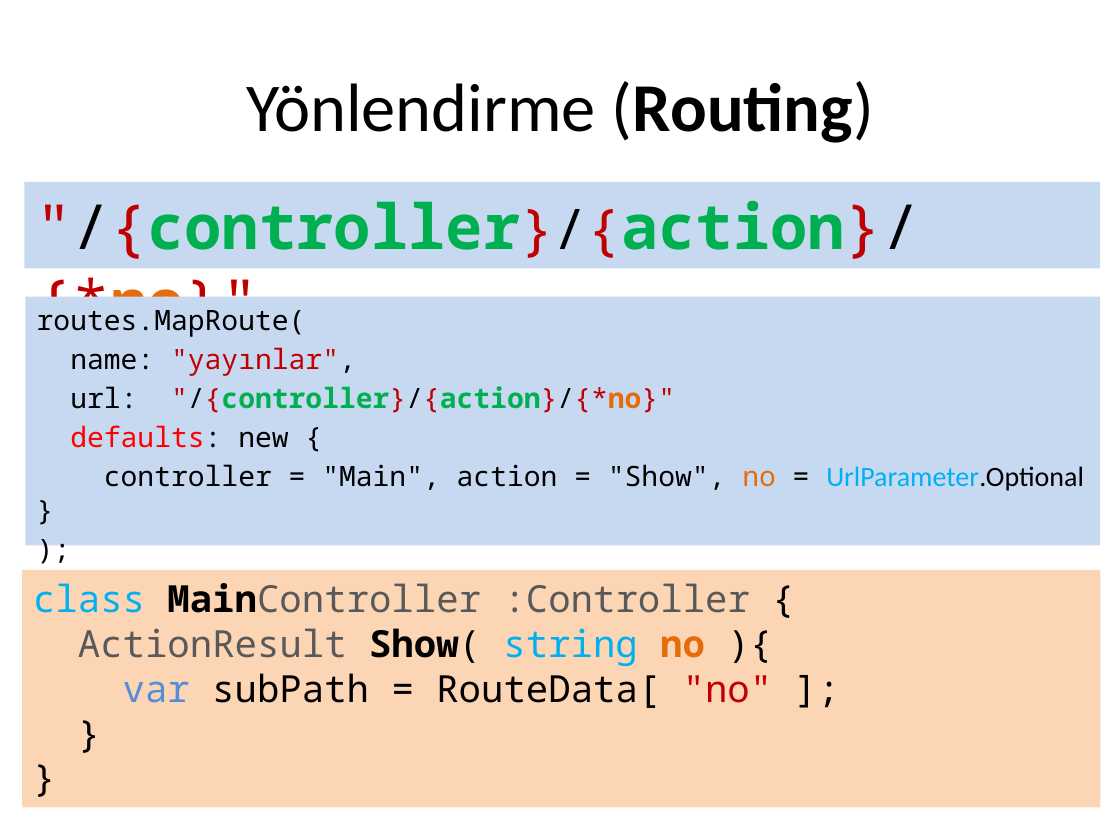
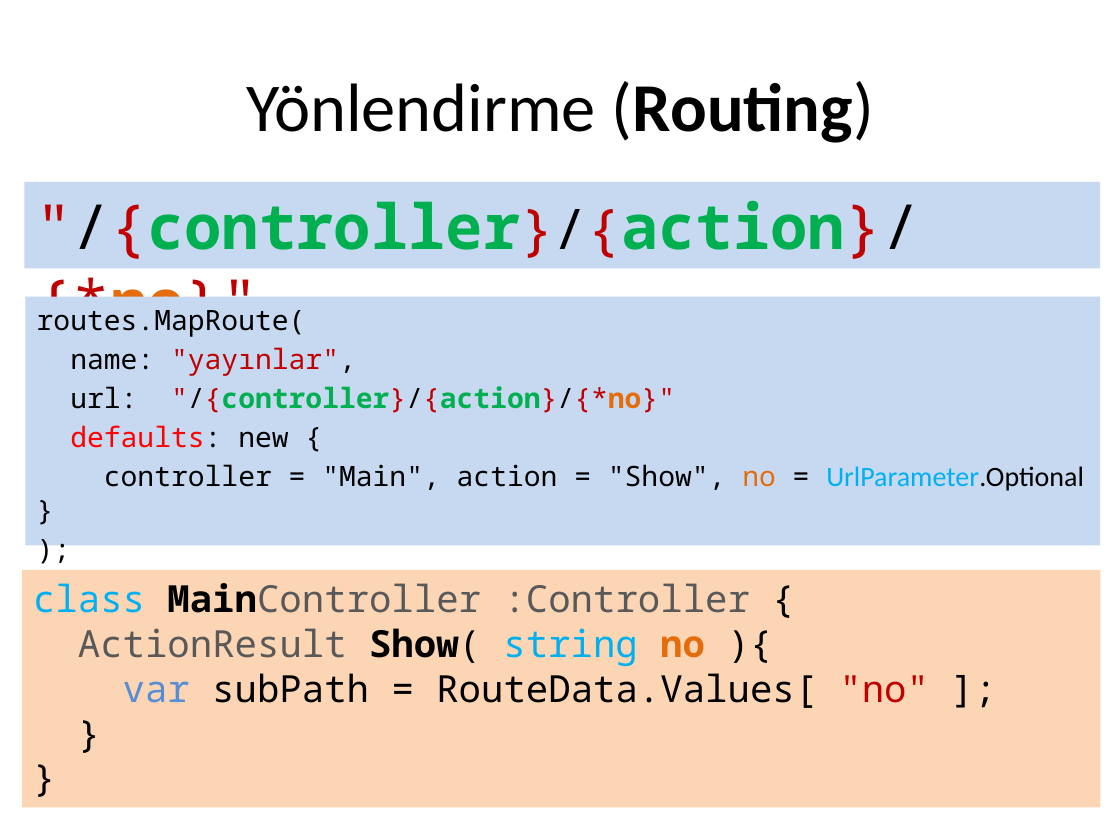
Before and after one commit to cemmerven/attrac, a slide deck: slide 30 of AttendanceTracker/Url Yönlendirme.pptx. Drawn at 1120x840 pixels with LibreOffice and Linux fonts; fonts in the diff are those of the drawing. Boxes give left, top, right and bottom in pixels: in the first picture for what was removed or moved away, otherwise in the second. Text is boxed around its words. In the diff, an @@ line names an element or a change of style, - is before the commit and + after.

```diff
--- a/AttendanceTracker/Url Yönlendirme.pptx
+++ b/AttendanceTracker/Url Yönlendirme.pptx
@@ text in rectangle at (123,673,929,708): text changed @@
-var subPath = RouteData[ "no" ];
+var subPath = RouteData.Values[ "no" ];
```
Also in this commit, not shown: 1 other slide changed, 4 slides added, 5 other files.
